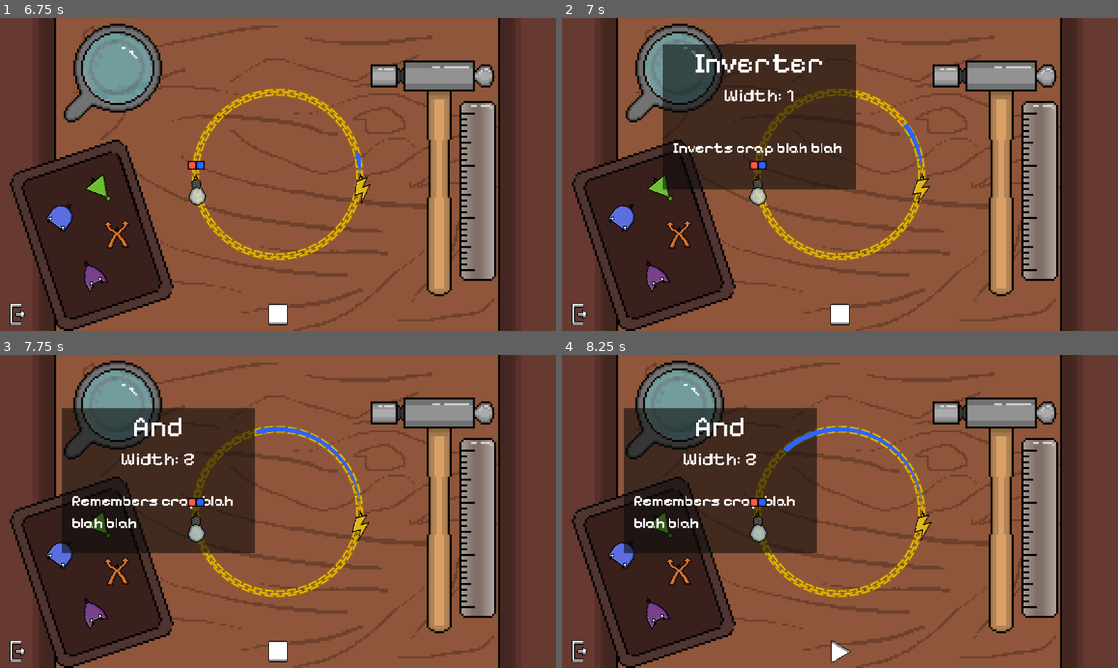
Above: before the commit, frames 1-4 (two rows, left to right).
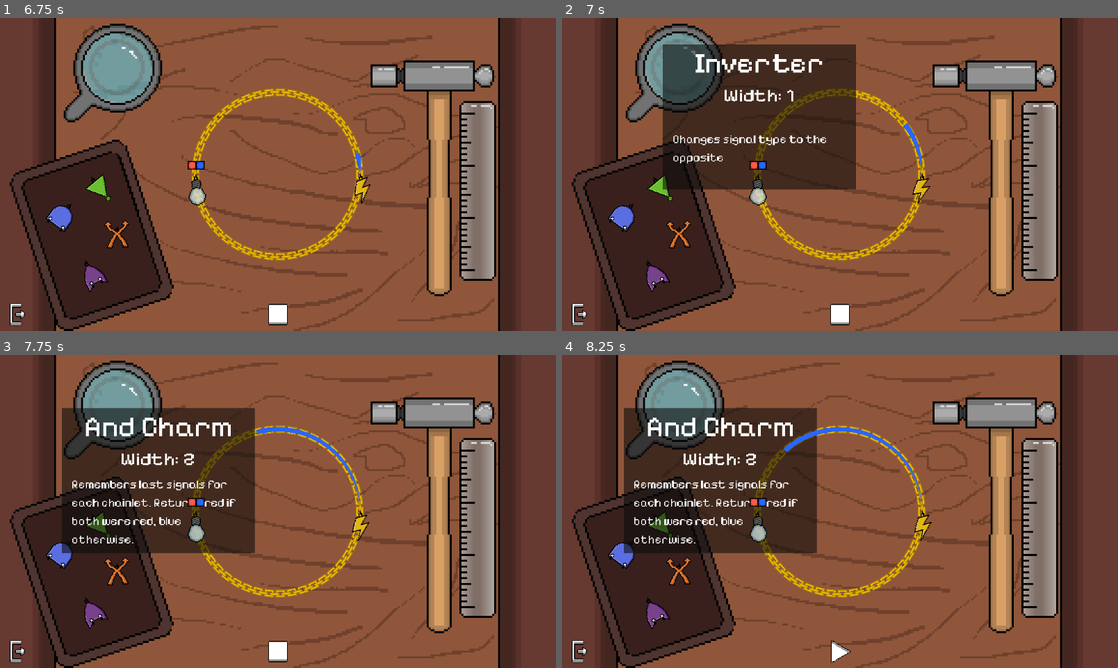
Above: after the commit, the same moments.

Repository: triangle-int/logi-charm
Game: Godot game, scene res://scenes/main_menu.tscn
Two runs of this game, one before a commit and one after it. Both use one fixed random seed, a clock stepped at 60 frames per second and the inputs below.
Inputs (mouse positions are in pixels of both pictures, inside the frame that each line leads up to):
- Up to frame 1 (6.75 s): click "Select Level" at 0.5 s; click "00" at 1.25 s; click "01" at 2 s; click "01" at 2.75 s; click "01" at 3.5 s; click (278, 315) at 4.25 s; click (278, 315) at 5 s; click (278, 315) at 5.75 s; tap Enter at 6.5 s; drag from (361, 190) to (100, 190) at 6.52 s
- Up to frame 2 (7 s): no input
- Up to frame 3 (7.75 s): drag from (194, 527) to (61, 552) at 7.27 s
- Up to frame 4 (8.25 s): move the mouse to (662, 527) at 8.02 s; hold Space (toggle_simulation) from 8.03 s (still down); click (662, 527) at 8.17 s

Frame 1 is identical in both runs. In frame 2, 0.8% of the frame differs, in the area x 20-51%, y 37-47%; in frame 3, 1.9%, in the area x 13-43%, y 20-61%; in frame 4, 1.9%.

Commit message:
Added actual tooltips

Diff:
--- a/scenes/pickable_components/and_component_pickable.tscn
+++ b/scenes/pickable_components/and_component_pickable.tscn
@@ -15,9 +15,9 @@
 snap_threshold = 75.0
 
 [node name="ComponentTooltip" parent="." instance=ExtResource("3_dajv6")]
-header = "And"
+header = "And Charm"
 width = 2
-description = "Remembers crap blah blah blah"
+description = "Remembers last signals for each chainlet. Returns red if both were red, blue otherwise."
 
 [node name="Sprite2D" type="Sprite2D" parent="."]
 texture_filter = 1
--- a/scenes/pickable_components/not_component_pickable.tscn
+++ b/scenes/pickable_components/not_component_pickable.tscn
@@ -17,7 +17,7 @@
 [node name="ComponentTooltip" parent="." instance=ExtResource("3_k6jsq")]
 header = "Inverter"
 width = 1
-description = "Inverts crap blah blah"
+description = "Changes signal type to the opposite"
 
 [node name="Sprite2D" type="Sprite2D" parent="."]
 texture_filter = 1
--- a/scenes/pickable_components/or_component_pickable.tscn
+++ b/scenes/pickable_components/or_component_pickable.tscn
@@ -15,9 +15,9 @@
 snap_threshold = 75.0
 
 [node name="ComponentTooltip" parent="." instance=ExtResource("3_n38se")]
-header = "Or"
+header = "Or Charm"
 width = 2
-description = "Remembers crap blah blah blah"
+description = "Remembers last signals for each chainlet. Returns red if either one was red, blue otherwise."
 
 [node name="Sprite2D" type="Sprite2D" parent="."]
 texture_filter = 1
--- a/scenes/pickable_components/swap_component_pickable.tscn
+++ b/scenes/pickable_components/swap_component_pickable.tscn
@@ -17,7 +17,7 @@
 [node name="ComponentTooltip" parent="." instance=ExtResource("3_o46o8")]
 header = "Swapper"
 width = 2
-description = "Swaps crap blah blah"
+description = "Reroutes signal to the opposite connected chainlet"
 
 [node name="Sprite2D" type="Sprite2D" parent="."]
 texture_filter = 1
--- a/scenes/ui/component_tooltip.tscn
+++ b/scenes/ui/component_tooltip.tscn
@@ -13,6 +13,7 @@
 
 [sub_resource type="LabelSettings" id="LabelSettings_3grsf"]
 font = ExtResource("1_6mhji")
+font_size = 12
 
 [node name="ComponentTooltip" type="Node2D"]
 script = ExtResource("1_ykwlx")
